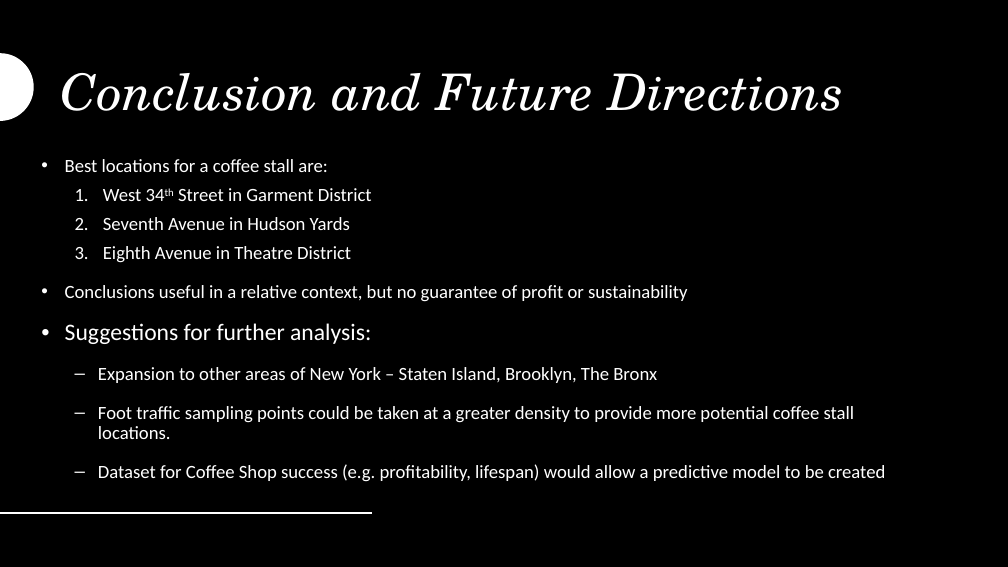
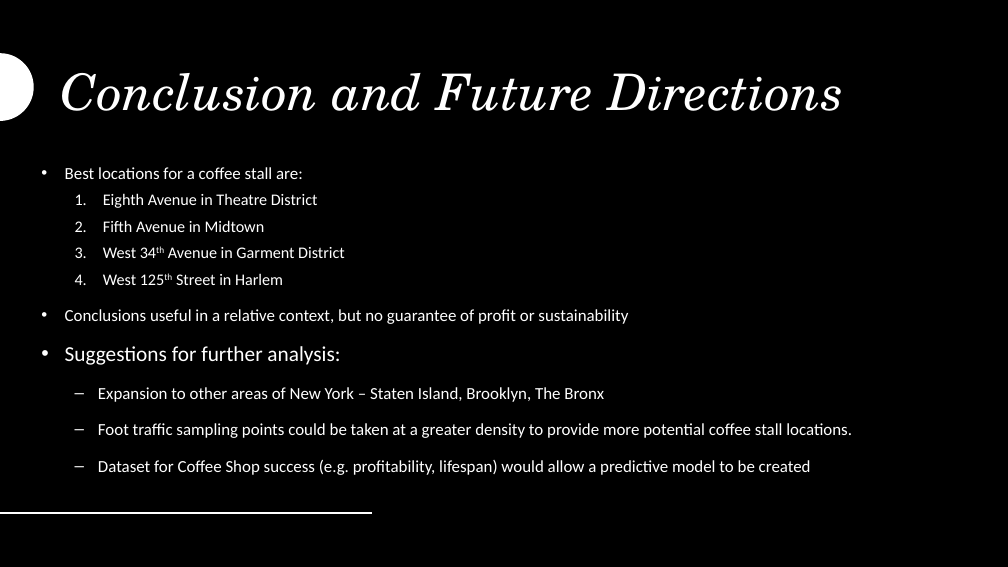
Before and after one commit to pwgriff/Coursera_Capstone, a slide deck: slide 8 of The Best Location for a Manhattan Coffee Stall.pptx. Drawn at 1008x567 pixels with LibreOffice and Linux fonts; fonts in the diff are those of the drawing. Boxes give left, top, right and bottom in pixels: in the first picture for what was removed or moved away, otherwise in the second. Text is boxed around its words. In the diff, an @@ line names an element or a change of style, - is before the commit and + after.

```diff
--- a/The Best Location for a Manhattan Coffee Stall.pptx
+++ b/The Best Location for a Manhattan Coffee Stall.pptx
@@ text at (x1=65, y1=167, x2=852, y2=475): size 17.8 to 16.1 pt in "Best locations for a coffee stall are:", "Conclusions useful in a relative context, but ...", "Expansion to other areas of New York ...", "Foot traffic sampling points could be taken ..." and 1 more places; size 17.8 to 15.4 pt in "Eighth Avenue in Theatre District"; size 22.5 to 20.3 pt in "Suggestions for further analysis:"; less space between paragraphs @@
@@ text at (x1=103, y1=188, x2=372, y2=230): paragraphs removed @@
-  1. West 34th Street in Garment District
-  2. Seventh Avenue in Hudson Yards
@@ text at (x1=103, y1=220, x2=345, y2=285): paragraphs added @@
+  2. Fifth Avenue in Midtown
+  3. West 34th Avenue in Garment District
+  4. West 125th Street in Harlem
```
Also in this commit, not shown: 2 other slides changed, 1 other file.
